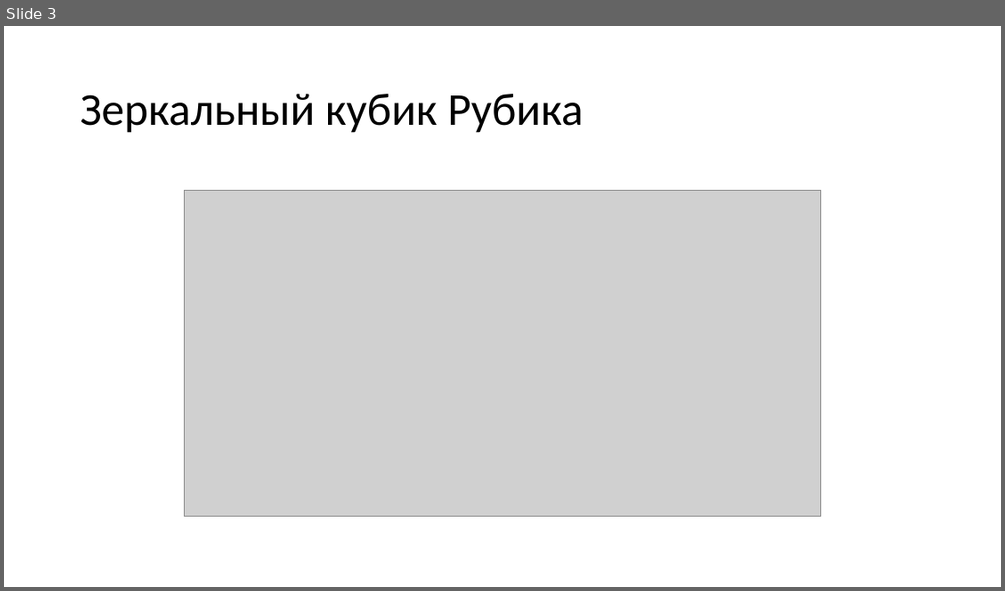
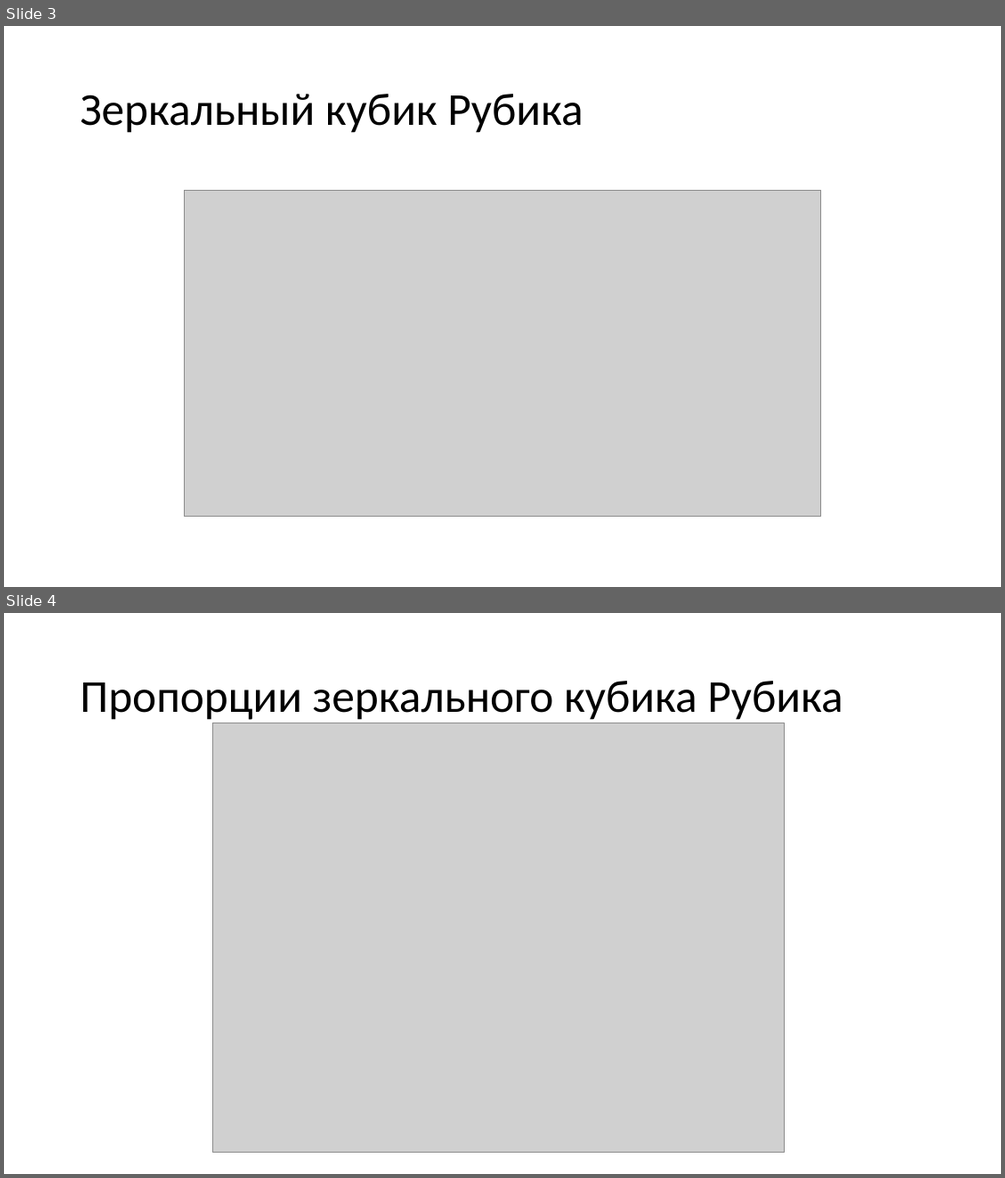
Before and after one commit to TheFunGun36/BMSTU_Practice2, a slide deck: doc/Моделирование зеркального кубика Рубика.pptx. Shown one above the other, each under a label of ours: slide 3 before the commit, slides 3 and 4 after it. The pictures are 1005x591 and 1005x1178 pixels, drawn with LibreOffice and Linux fonts; fonts in the diff are those of the drawing; grey boxes stand for pictures. Boxes give left, top, right and bottom in pixels: in the first picture for what was removed or moved away, otherwise in the second. Text is boxed around its words. In the diff, an @@ line names an element or a change of style, - is before the commit and + after.

```diff
--- a/doc/Моделирование зеркального кубика Рубика.pptx
+++ b/doc/Моделирование зеркального кубика Рубика.pptx
@@ slide 4 added at [4,613,1001,1174], background #FFFFFF @@
@@ title added at [80,681,842,720], 44 pt, text #000000 @@
+Пропорции зеркального кубика Рубика
@@ picture added at [212,723,785,1151] @@
```
Also in this commit, not shown: 1 slide changed, 2 other slides added, 8 other files.
